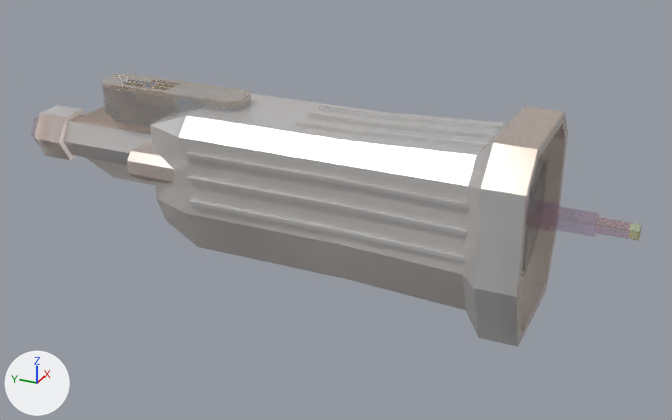
Renders of the FBX model Assets/FBX/Environment/Retro Garage/Components/GearboxLvl1.fbx from each side of a commit.
Camera for both pictures: a 50 mm lens placed at (-2.77, -1.14, 1.28), pointed at (0.02, 0.12, -0.11). The lights are fixed; the arrows at lower left show +X, +Y and +Z. Where no turn or scale is listed for an object, it has been applied to the vertices.

Script lines for the objects in view, before the commit:
```python
me_cube_002 = bpy.data.meshes.new('Cube.002')
me_cube_002.from_pydata(...)  # 576 vertices, 477 faces; spans x -0.3..0.3, y -0.93..1.42, z -0.37..0.31
me_cube_002.materials.append(mat_retrometal_mg)
ob_gearbox_lvl1 = bpy.data.objects.new('gearbox_lvl1', me_cube_002)
ob_gearbox_lvl1.location = (0.0, 0.0, 0.0)
```
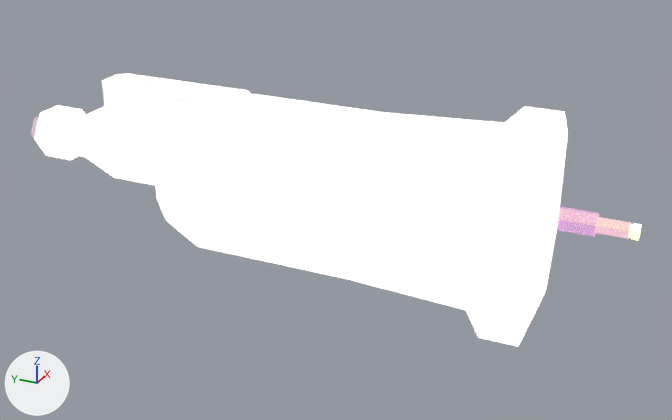
Boxes (x1, y1, x2, y2) around the edits, measured in the pictures (672 x 420 px):
'gearbox_lvl1', recoloured (grey to white)
    both: (34, 73, 642, 347)

What changed in the scene script:
```text
Add mat_retrouniversal:
    mat_retrouniversal = bpy.data.materials.new('RetroUniversal')
    # uses the picture img_retroatlas_maingame_png
Change me_cube_002:
    where me_cube_002.from_pydata(...)  # 576 vertices, 477 faces; spans x -0.3..0.3, y -0.93..1.42, z -0.37..0.31
    remove me_cube_002.materials.append(mat_retrometal_mg)
    add me_cube_002.materials.append(mat_retrouniversal)
```
